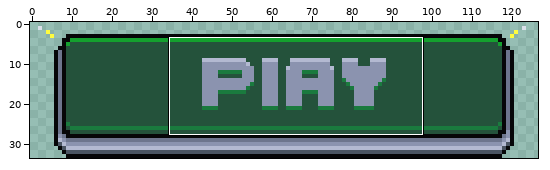
File history of a pixel-art file, src/UI/play_button_pressed.aseprite. Above: a wide view before the commit, with the close-up outlined.
Close-up. The starting point:
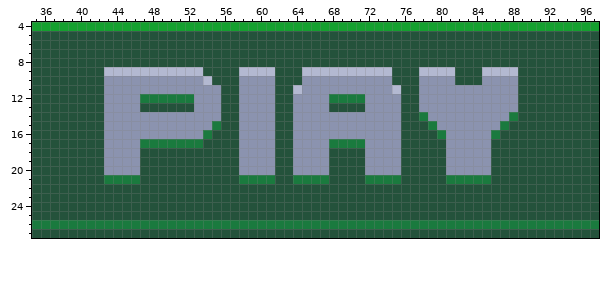
127x34 pixels, 1 frame. Shown: x 35..97, y 4..27.
New version:
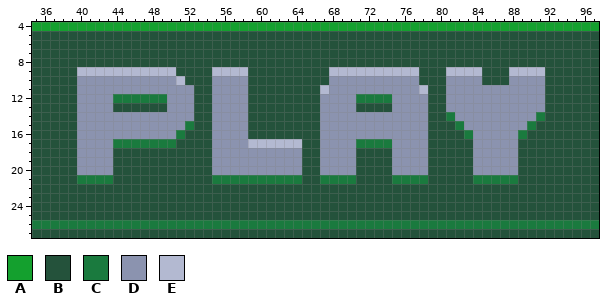
Palette (. is transparent): A #14a02e  B #24523b  C #1a7a3e  D #8b93af  E #b3b9d1
Difference:
Changed rows in their new state; - is an unchanged pixel.
Layer "Layer 2":
first column x 40:
 9 EEE--------BBB-EEE-BBB---BBB-------EEEBBB-EEEBBB-EEE
10 DDD--------EBBBDDD-BBB---BBB-------DDDBBB-DDDBBB-DDD
11 DDD----------BB-DD-BBB--BBBE-------DDDEBB--------DDD
12 DDD-CCC---DDDBB-DD-BBB--BBB-DDD-CCC-DD-BB--------DDD
13 DDD-BBB---DDDBB-DD-BBB--BBB-DDD-BBB-DD-BB--------DDD
14 DDD----------BB-DD-BBB--BBB---------DDDBBC------DDDC
15 DDD---------CBBDDD-BBB--BBB---------DDDBBBC----DDDC-
16 DDD--------CBBBDDD-BBB--BBB---------DDD-BBBC--DDDC--
17 DDD-CCC----BBB-DDD-EEEEEEBB-DDD-CCC-DDD--BBB--DDD---
18 DDD-BBB--------DDD----DD-BB-DDD-BBB-DDD--BBB--DDD---
19 DDD-BBB--------DDD----DD-BB-DDD-BBB-DDD--BBB--DDD---
20 DDD-BBB--------DDD----DD-BB-DDD-BBB-DDD--BBB--DDD---
21 CCC-BBB--------CCC----CC-BB-CCC-BBB-CCC--BBB--CCC---
Where, in picture pixels (left, top, right, bottom), the same in both close-ups:
changed: (77, 67, 140, 184)
changed: (167, 67, 545, 184)
